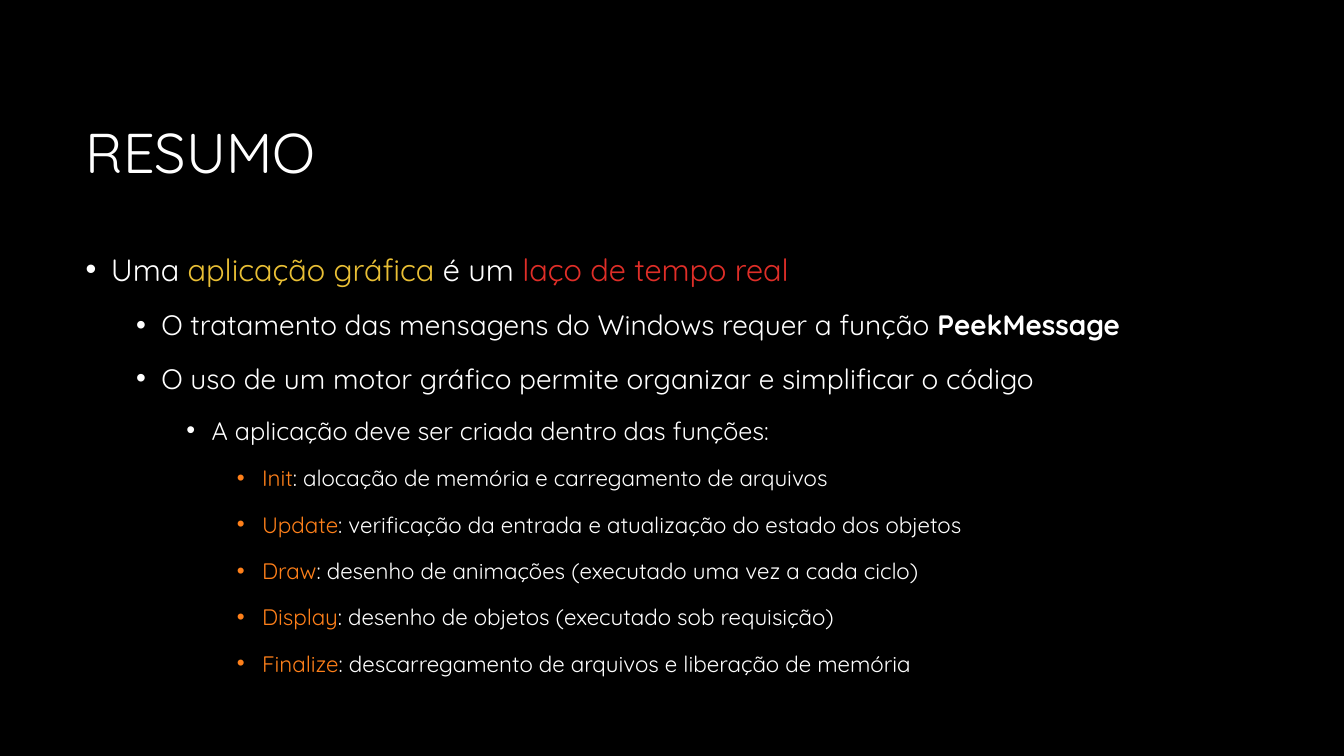
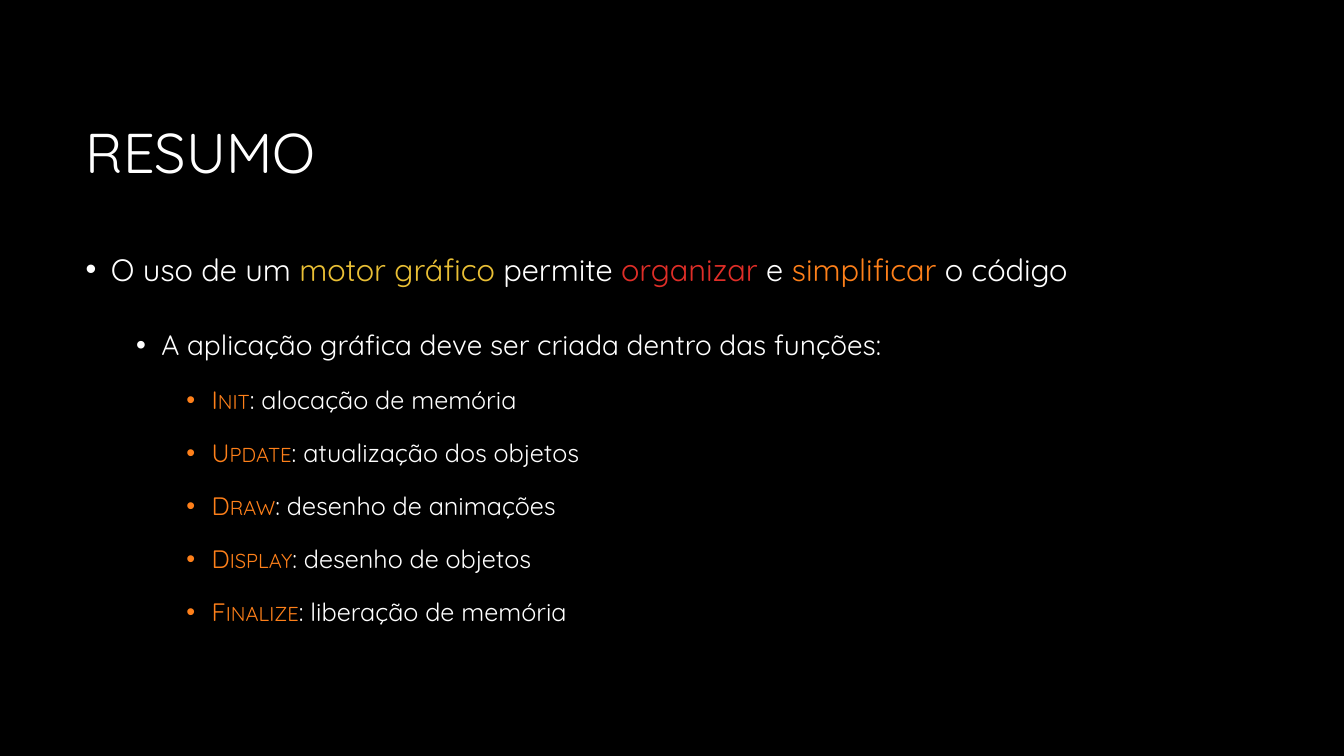
Before and after one commit to JudsonSS/CG, a slide deck: slide 23 of Slides/04. Aplicação Gráfica.pptx (slide 22 before the commit). Drawn at 1344x756 pixels with LibreOffice and Linux fonts; fonts in the diff are those of the drawing; background and template pictures are left out. Boxes give left, top, right and bottom in pixels: in the first picture for what was removed or moved away, otherwise in the second. Text is boxed around its words. In the diff, an @@ line names an element or a change of style, - is before the commit and + after.

```diff
--- a/Slides/04. Aplicação Gráfica.pptx
+++ b/Slides/04. Aplicação Gráfica.pptx
@@ text at <box>111,258,1119,341</box>: paragraphs removed @@
-• Uma aplicação gráfica é um laço de tempo real
-  • O tratamento das mensagens do Windows requer a função PeekMessage
@@ text at <box>111,258,1067,287</box>: size 20 to 22 pt in "O uso de um motor gráfico permite ..."; text colour #FFFFFF to #E9BF35 in "motor gráfico"; text colour #FFFFFF to #DF2E28 in "organizar"; text colour #FFFFFF to #FE801A in "simplificar"; list level 2 to 1 in "O uso de um motor ..." @@
@@ text at <box>161,334,881,625</box>: text changed; size 16 to 18 pt @@
-    • A aplicação deve ser criada dentro das funções:
-      • Init: alocação de memória e carregamento de arquivos
-      • Update: verificação da entrada e atualização do estado dos objetos
-      • Draw: desenho de animações (executado uma vez a cada ciclo)
-      • Display: desenho de objetos (executado sob requisição)
-      • Finalize: descarregamento de arquivos e liberação de memória
+  • A aplicação gráfica deve ser criada dentro das funções:
+    • Init: alocação de memória
+    • Update: atualização dos objetos
+    • Draw: desenho de animações
+    • Display: desenho de objetos
+    • Finalize: liberação de memória
```
Also in this commit, not shown: 12 other slides changed, 1 slide added.
